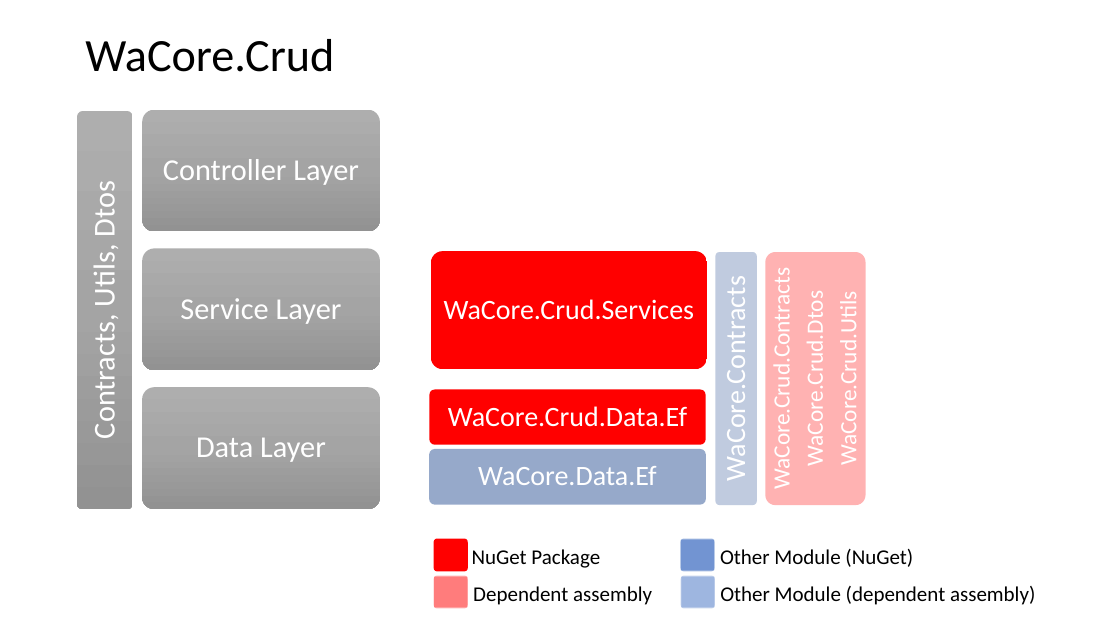
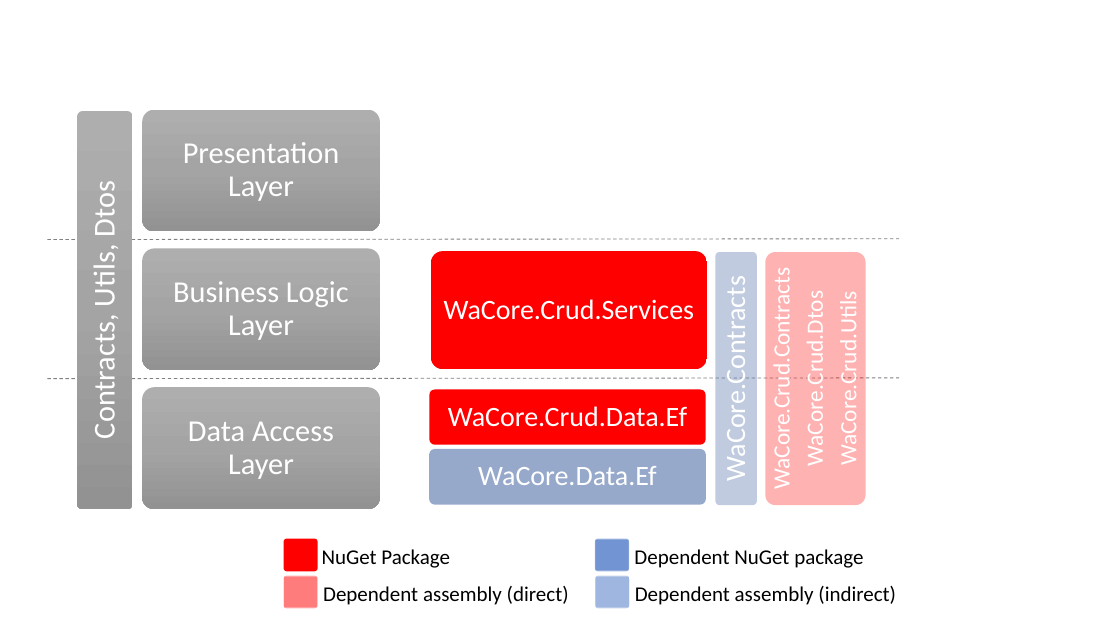
Before and after one commit to HerbertBodner/webapp-core, a slide deck: slide 3 of docs/Layers.pptx. Drawn at 1120x630 pixels with LibreOffice and Linux fonts; fonts in the diff are those of the drawing. Boxes give left, top, right and bottom in pixels: in the first picture for what was removed or moved away, otherwise in the second. Text is boxed around its words. In the diff, an @@ line names an element or a change of style, - is before the commit and + after.

```diff
--- a/docs/Layers.pptx
+++ b/docs/Layers.pptx
@@ title removed at (85,39,334,72) @@
-WaCore.Crud
@@ text at (183,142,339,201): text changed @@
-Controller Layer
+Presentation Layer
@@ line added from (47, 239) to (899, 239), #808080 0.75 pt dashed @@
@@ text at (173,281,349,340): text changed @@
-Service Layer
+Business Logic Layer
@@ line added from (47, 379) to (899, 378), #808080 0.75 pt dashed @@
@@ text at (188,421,334,479): text changed @@
-Data Layer
+Data Access Layer
@@ text at (634,549,863,568): text changed @@
-Other Module (NuGet)
+Dependent NuGet package
@@ 2 rounded rectangles, 1 text, 1 rectangle: place and size @@
-2 rounded rectangles, 1 text, 1 rectangle at (434,539,600,608)
+2 rounded rectangles, 1 text, 1 rectangle at (284,539,450,608)
@@ text at (323,586,569,605): text changed @@
-Dependent assembly
+Dependent assembly (direct)
@@ 2 rounded rectangles, 2 rectangles: place and size @@
-2 rounded rectangles, 2 rectangles at (681,539,715,608)
+2 rounded rectangles, 2 rectangles at (595,539,630,608)
@@ text at (635,586,896,605): text changed @@
-Other Module (dependent assembly)
+Dependent assembly (indirect)
```
Also in this commit, not shown: 1 other slide changed, 3 other files.
